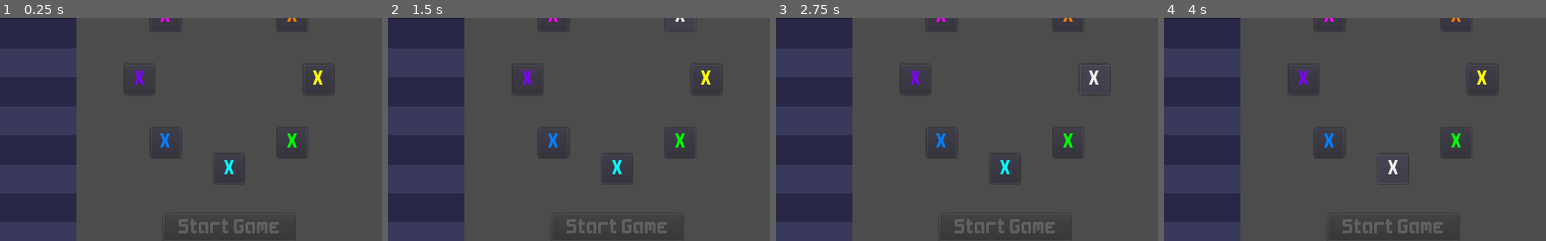
Above: before the commit, frames 1-4 (left to right).
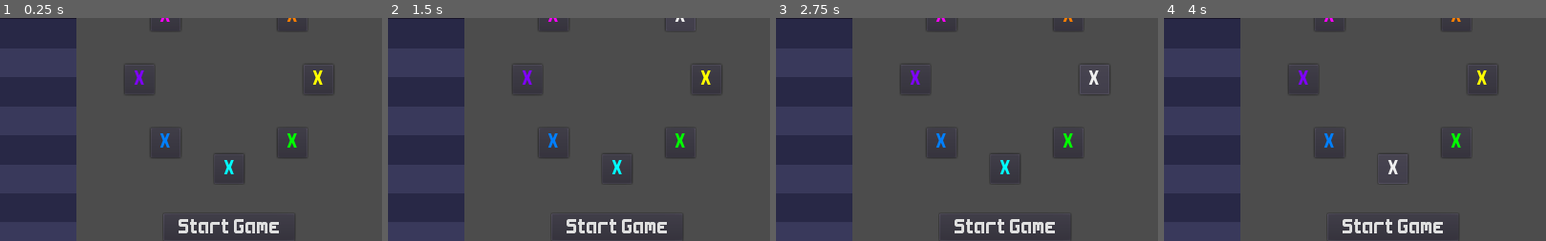
Above: after the commit, the same moments.

Repository: kdreese/godot-3D-shooter-project
Game: Godot game, scene res://src/states/Lobby.tscn
Same seed, same stepped clock (60 frames per second), same inputs: the game is played once before the commit and once after it. This scene is started directly instead of the project's main scene.
Inputs:
- Up to frame 1 (0.25 s): no input
- Up to frame 2 (1.5 s): click "X" at 0.5 s; click "X" at 1.25 s
- Up to frame 3 (2.75 s): click "X" at 2 s
- Up to frame 4 (4 s): click "X" at 2.75 s; click "X" at 3.5 s
The pictures show only the part of the screen within x 50-100%, y 36-86%; the shares and areas given below are measured in that part.

The runs differ from the first frame. In frame 1, 0.8% of the frame differs, in the area x 46-73%, y 90-97%; in frame 2, 0.8%; in frame 3, 0.8%; in frame 4, 0.8%.

Commit message:
Disallow only one team in team mode

Diff:
--- a/src/states/Lobby.gd
+++ b/src/states/Lobby.gd
@@ -238,4 +238,7 @@
 
 	# Do not allow the game to start unless all players have selected colors and there is more than one team in
 	# total.
-	start_button.disabled = not (all_players_selected and len(selected_colors) > 0)
+	if not all_players_selected:
+		start_button.disabled = true
+	else:
+		start_button.disabled = len(selected_colors) <= 1 and Multiplayer.game_mode != Multiplayer.GameMode.FFA
